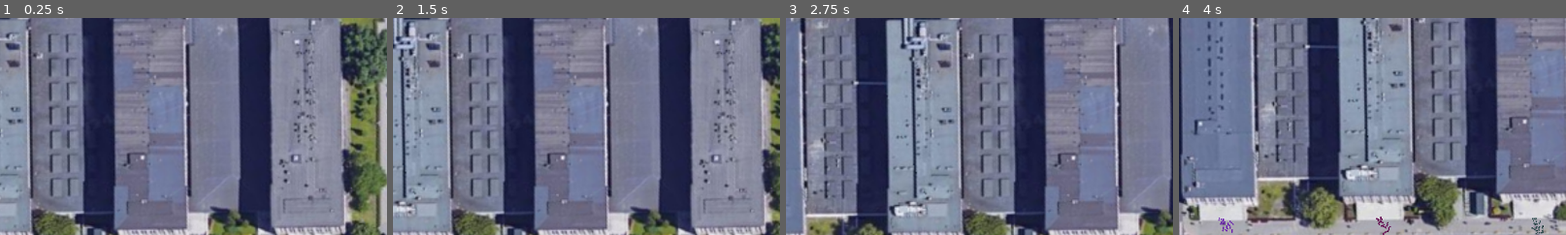
Above: before the commit, frames 1-4 (left to right).
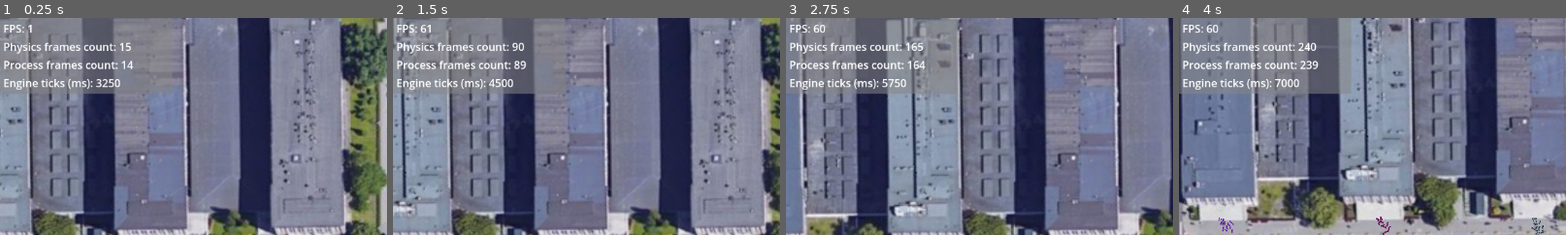
Above: after the commit, the same moments.

Repository: uknowmee/social-force
Game: Godot game, scene res://scenes/demos/path_finding/demo_testing.tscn
Two runs of this game, one before a commit and one after it. Both use one fixed random seed, a clock stepped at 60 frames per second and the inputs below. This scene is started directly instead of the project's main scene.
Inputs (mouse positions are % of the whole screen's width and height, from its top left):
- Up to frame 1 (0.25 s): no input
- Up to frame 2 (1.5 s): move the mouse to (72, 45) at 0.52 s; click (72, 45) at 0.67 s; drag from (30, 55) to (64, 55) at 1.27 s
- Up to frame 3 (2.75 s): move the mouse to (60, 28) at 2.02 s; click (60, 28) at 2.17 s
- Up to frame 4 (4 s): drag from (45, 70) to (59, 55) at 2.77 s; move the mouse to (80, 65) at 3.52 s; click (80, 65) at 3.67 s
The pictures show only the part of the screen within x 0-50%, y 0-50%; the shares and areas given below are measured in that part.

The runs differ from the first frame. In frame 1, 5.3% of the frame differs, in the area x 0-43%, y 0-35%; in frame 2, 6.4%; in frame 3, 7.4%, in the area x 1-45%, y 0-35%; in frame 4, 7.1%.

Commit message:
add stats

Diff:
--- a/agh_simulation/scenes/demos/path_finding/demo_testing.tscn
+++ b/agh_simulation/scenes/demos/path_finding/demo_testing.tscn
@@ -1,10 +1,11 @@
-[gd_scene load_steps=7 format=3 uid="uid://bga42nqtdnwo1"]
+[gd_scene load_steps=8 format=3 uid="uid://bga42nqtdnwo1"]
 
 [ext_resource type="PackedScene" uid="uid://b55rykw31hnqk" path="res://scenes/agent/agent_v2.tscn" id="2_sll7p"]
 [ext_resource type="PackedScene" uid="uid://bnr042bo878t0" path="res://scenes/agent/agent.tscn" id="2_xpv8d"]
 [ext_resource type="Script" path="res://scripts/camera_2d.gd" id="4_epjx3"]
 [ext_resource type="PackedScene" uid="uid://c47fm45tavgab" path="res://scenes/agent_spawner/agent_spawner_v2.tscn" id="5_540mv"]
 [ext_resource type="Texture2D" uid="uid://bredly570fjym" path="res://assets/agh.png" id="6_iowt4"]
+[ext_resource type="PackedScene" uid="uid://cs7cmm6irnpqu" path="res://scenes/stats/stats.tscn" id="6_mbvim"]
 
 [sub_resource type="NavigationPolygon" id="NavigationPolygon_k5g32"]
 vertices = PackedVector2Array(285.688, 31537.1, 286.031, 31449.9, 26830, 30878.3, 30464.4, 25579.3, 30072.9, 25574.1, 3 …(14388 unchanged characters)…
@@ -608,3 +609,5 @@
 rotation = 1.5708
 amount = 30
 targets = Array[NodePath]([NodePath("../../Targets/U12")])
+
+[node name="Stats" parent="." instance=ExtResource("6_mbvim")]
